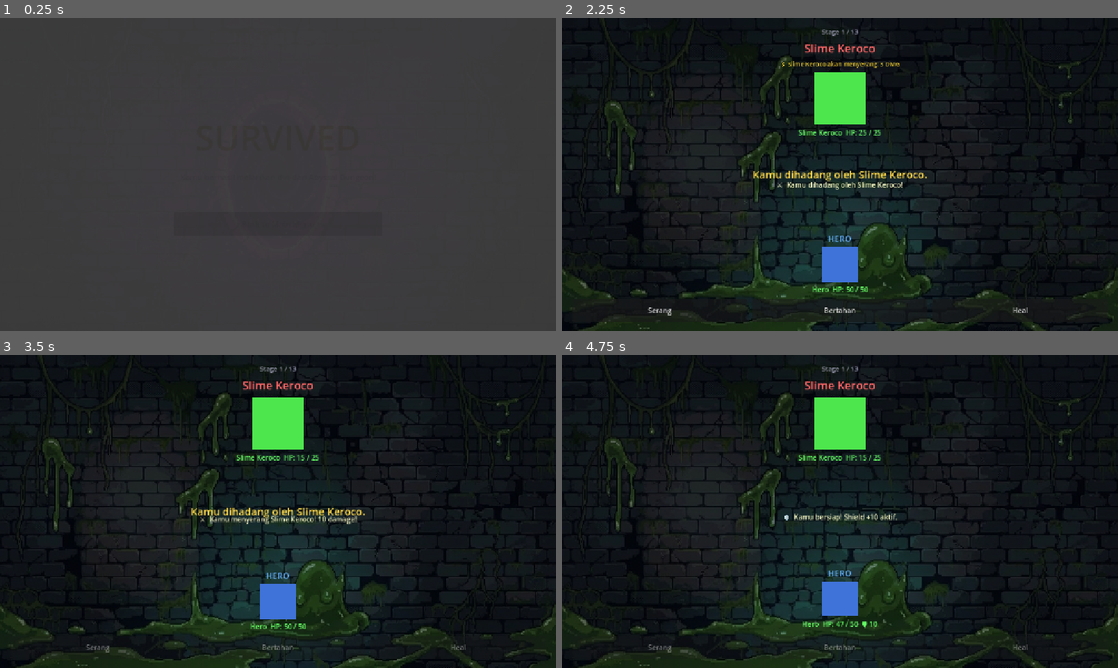
Above: before the commit, frames 1-4 (two rows, left to right).
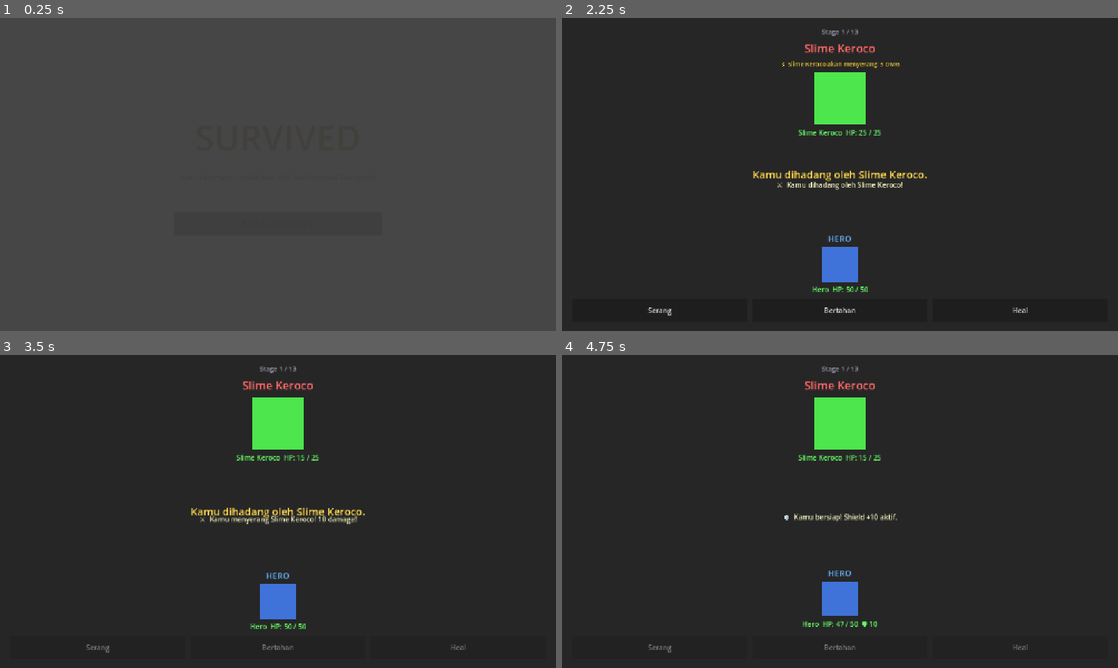
Above: after the commit, the same moments.

Repository: nauvalaslam/abyssal-escape
Game: Godot game, scene res://scenes/main_menu/win_screen.tscn
Same seed, same stepped clock (60 frames per second), same inputs: the game is played once before the commit and once after it. This scene is started directly instead of the project's main scene.
Inputs:
- Up to frame 1 (0.25 s): no input
- Up to frame 2 (2.25 s): click "Back to Main Menu" at 0.5 s; click "Start Game" at 1.25 s; click "Eksplorasi" at 2 s
- Up to frame 3 (3.5 s): click "Serang" at 2.75 s
- Up to frame 4 (4.75 s): tap Enter at 3.5 s; click "Bertahan" at 4.25 s

The runs differ from the first frame. In frame 2, 32% of the frame differs, in the area x 0-100%, y 0-100%; in frame 3, 33%; in frame 4, 33%.

Commit message:
fix: load backgrounds via GDScript instead of tscn ExtResource, fix stretch_mode to COVERED

Diff:
--- a/scenes/gameplay/battle_arena.tscn
+++ b/scenes/gameplay/battle_arena.tscn
@@ -19,7 +19,7 @@
 grow_horizontal = 2
 grow_vertical = 2
 expand_mode = 1
-stretch_mode = 6
+stretch_mode = 7
 
 [node name="Overlay" type="ColorRect" parent="."]
 layout_mode = 1
--- a/scenes/gameplay/reward_screen.tscn
+++ b/scenes/gameplay/reward_screen.tscn
@@ -19,7 +19,7 @@
 grow_horizontal = 2
 grow_vertical = 2
 expand_mode = 1
-stretch_mode = 6
+stretch_mode = 7
 
 [node name="Overlay" type="ColorRect" parent="."]
 layout_mode = 1
--- a/scenes/main_menu/game_over_screen.tscn
+++ b/scenes/main_menu/game_over_screen.tscn
@@ -1,7 +1,6 @@
-[gd_scene load_steps=3 format=3 uid="uid://gameover_scn"]
+[gd_scene load_steps=2 format=3 uid="uid://gameover_scn"]
 
 [ext_resource type="Script" path="res://scripts/ui/game_over_ui.gd" id="1_goscr"]
-[ext_resource type="Texture2D" path="res://assets/backgrounds/game_over.jpg" id="2_bgtex"]
 
 [node name="GameOverScreen" type="Control"]
 layout_mode = 3
@@ -19,9 +18,8 @@
 anchor_bottom = 1.0
 grow_horizontal = 2
 grow_vertical = 2
-texture = ExtResource("2_bgtex")
 expand_mode = 1
-stretch_mode = 6
+stretch_mode = 7
 
 [node name="Overlay" type="ColorRect" parent="."]
 layout_mode = 1
--- a/scenes/main_menu/main_menu.tscn
+++ b/scenes/main_menu/main_menu.tscn
@@ -1,7 +1,6 @@
-[gd_scene load_steps=3 format=3 uid="uid://bq3f7pnaxb7m"]
+[gd_scene load_steps=2 format=3 uid="uid://bq3f7pnaxb7m"]
 
 [ext_resource type="Script" uid="uid://bs35clqu4dc1u" path="res://scripts/ui/main_menu_ui.gd" id="1_mnscr"]
-[ext_resource type="Texture2D" path="res://assets/backgrounds/main_menu.jpg" id="2_bgtex"]
 
 [node name="MainMenu" type="Control"]
 layout_mode = 3
@@ -19,9 +18,8 @@
 anchor_bottom = 1.0
 grow_horizontal = 2
 grow_vertical = 2
-texture = ExtResource("2_bgtex")
 expand_mode = 1
-stretch_mode = 6
+stretch_mode = 7
 
 [node name="Overlay" type="ColorRect" parent="."]
 layout_mode = 1
--- a/scenes/main_menu/win_screen.tscn
+++ b/scenes/main_menu/win_screen.tscn
@@ -1,7 +1,6 @@
-[gd_scene load_steps=3 format=3 uid="uid://ew7j3n4lqzp5"]
+[gd_scene load_steps=2 format=3 uid="uid://ew7j3n4lqzp5"]
 
 [ext_resource type="Script" path="res://scripts/ui/win_screen_ui.gd" id="1_wnscr"]
-[ext_resource type="Texture2D" path="res://assets/backgrounds/portal.jpg" id="2_bgtex"]
 
 [node name="WinScreen" type="Control"]
 layout_mode = 3
@@ -19,9 +18,8 @@
 anchor_bottom = 1.0
 grow_horizontal = 2
 grow_vertical = 2
-texture = ExtResource("2_bgtex")
 expand_mode = 1
-stretch_mode = 6
+stretch_mode = 7
 
 [node name="Overlay" type="ColorRect" parent="."]
 layout_mode = 1
--- a/scripts/ui/game_over_ui.gd
+++ b/scripts/ui/game_over_ui.gd
@@ -5,10 +5,16 @@
 # =============================================================================
 extends Control
 
-@onready var retry_btn:     Button = $CenterContainer/VBoxContainer/RetryButton
-@onready var main_menu_btn: Button = $CenterContainer/VBoxContainer/MainMenuButton
+@onready var retry_btn:       Button      = $CenterContainer/VBoxContainer/RetryButton
+@onready var main_menu_btn:   Button      = $CenterContainer/VBoxContainer/MainMenuButton
+@onready var background_rect: TextureRect = $Background
 
 func _ready() -> void:
+	# Load background via GDScript
+	var tex: Texture2D = load("res://assets/backgrounds/game_over.jpg")
+	if tex:
+		background_rect.texture = tex
+
 	# Fade in dari hitam
 	modulate = Color(0.0, 0.0, 0.0, 0.0)
 	var tween: Tween = create_tween()
@@ -18,7 +24,6 @@
 	main_menu_btn.pressed.connect(_on_main_menu_pressed)
 
 func _on_retry_pressed() -> void:
-	# Reset semua state pemain lalu mulai dari stage 0
 	PlayerData.reset_player()
 	get_tree().change_scene_to_file("res://scenes/gameplay/battle_arena.tscn")
 
--- a/scripts/ui/main_menu_ui.gd
+++ b/scripts/ui/main_menu_ui.gd
@@ -1,15 +1,20 @@
 # =============================================================================
 # scripts/ui/main_menu_ui.gd
 # Logika Main Menu: Start Game, Credits, Quit.
-# Dipasang pada node root scene res://scenes/main_menu/main_menu.tscn
 # =============================================================================
 extends Control
 
-@onready var start_button:   Button = $CenterContainer/VBoxContainer/StartButton
-@onready var credits_button: Button = $CenterContainer/VBoxContainer/CreditsButton
-@onready var quit_button:    Button = $CenterContainer/VBoxContainer/QuitButton
+@onready var start_button:    Button      = $CenterContainer/VBoxContainer/StartButton
+@onready var credits_button:  Button      = $CenterContainer/VBoxContainer/CreditsButton
+@onready var quit_button:     Button      = $CenterContainer/VBoxContainer/QuitButton
+@onready var background_rect: TextureRect = $Background
 
 func _ready() -> void:
+	# Load background via GDScript agar tidak butuh .import file di .tscn
+	var tex: Texture2D = load("res://assets/backgrounds/main_menu.jpg")
+	if tex:
+		background_rect.texture = tex
+
 	start_button.pressed.connect(_on_start_pressed)
 	credits_button.pressed.connect(_on_credits_pressed)
 	quit_button.pressed.connect(_on_quit_pressed)
--- a/scripts/ui/win_screen_ui.gd
+++ b/scripts/ui/win_screen_ui.gd
@@ -1,15 +1,20 @@
 # =============================================================================
 # scripts/ui/win_screen_ui.gd
-# Layar kemenangan yang muncul setelah Dragon (Boss) dikalahkan.
-# Menampilkan teks "SURVIVED" dengan efek fade-in, lalu tombol kembali.
-# Dipasang pada node root scene res://scenes/main_menu/win_screen.tscn
+# Layar kemenangan — tampil setelah Dragon dikalahkan.
+# Background: portal.jpg
 # =============================================================================
 extends Control
 
-@onready var main_menu_btn: Button = $CenterContainer/VBoxContainer/MainMenuButton
+@onready var main_menu_btn:   Button      = $CenterContainer/VBoxContainer/MainMenuButton
+@onready var background_rect: TextureRect = $Background
 
 func _ready() -> void:
-	# Mulai dari transparan lalu fade in ke opak
+	# Load background via GDScript
+	var tex: Texture2D = load("res://assets/backgrounds/portal.jpg")
+	if tex:
+		background_rect.texture = tex
+
+	# Fade in dari hitam
 	modulate = Color(0.0, 0.0, 0.0, 0.0)
 	var tween: Tween = create_tween()
 	tween.tween_property(self, "modulate", Color.WHITE, 1.5)
